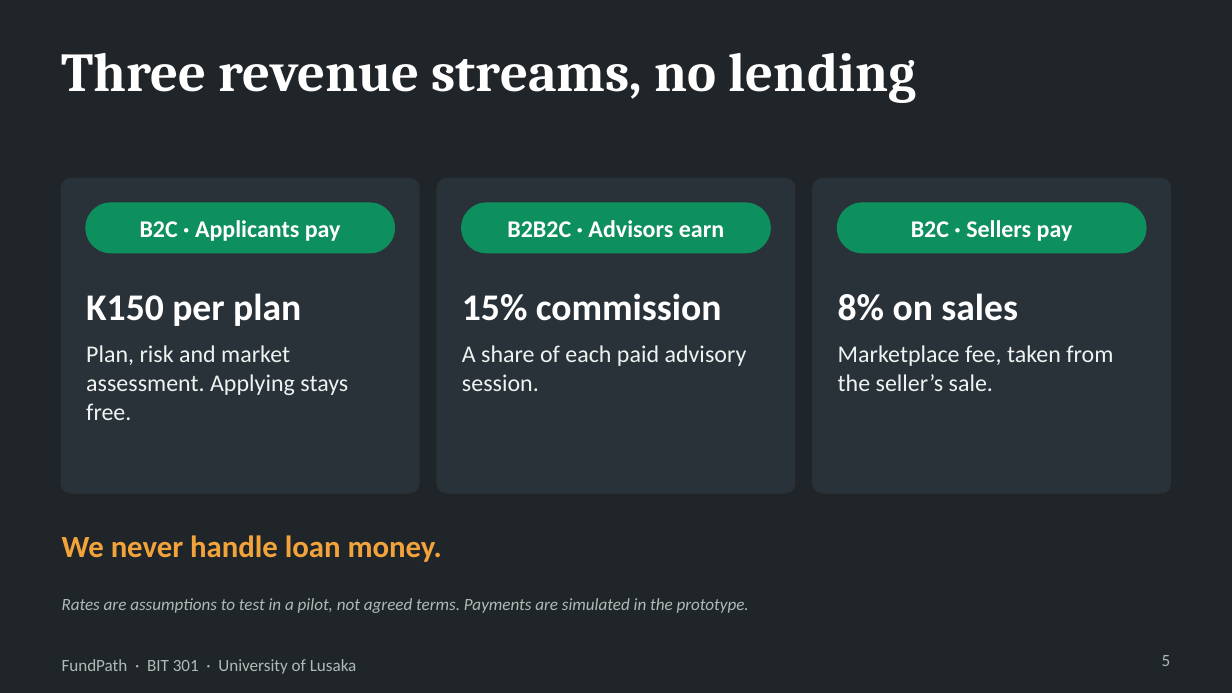
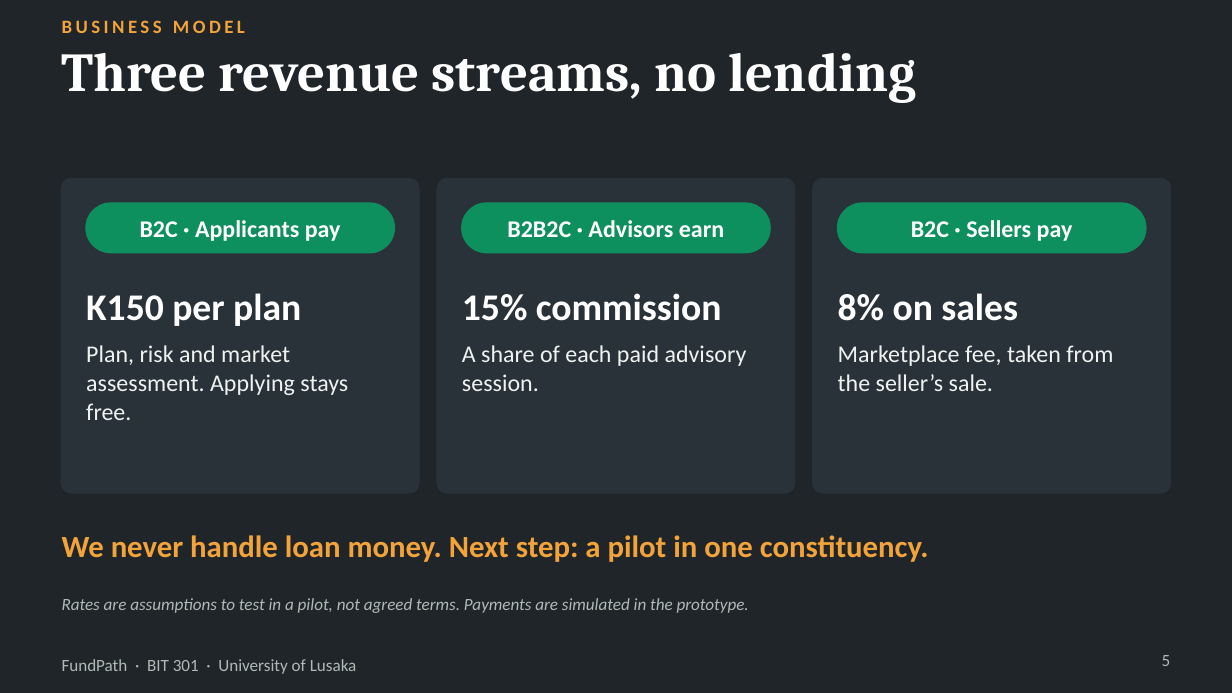
Before and after one commit to mwemmz/cdf-project, a slide deck: slide 5 of docs/presentation/FundPath_5_Slide_Pitch.pptx. Drawn at 1232x693 pixels with LibreOffice and Linux fonts; fonts in the diff are those of the drawing. Boxes give left, top, right and bottom in pixels: in the first picture for what was removed or moved away, otherwise in the second. Text is boxed around its words. In the diff, an @@ line names an element or a change of style, - is before the commit and + after.

```diff
--- a/docs/presentation/FundPath_5_Slide_Pitch.pptx
+++ b/docs/presentation/FundPath_5_Slide_Pitch.pptx
@@ text added at [62,20,245,33], 11 pt, text #F2A33A, bold @@
+BUSINESS MODEL
@@ text at [62,535,929,562]: text changed @@
-We never handle loan money.
+We never handle loan money. Next step: a pilot in one constituency.
```
Also in this commit, not shown: 4 other slides changed.
